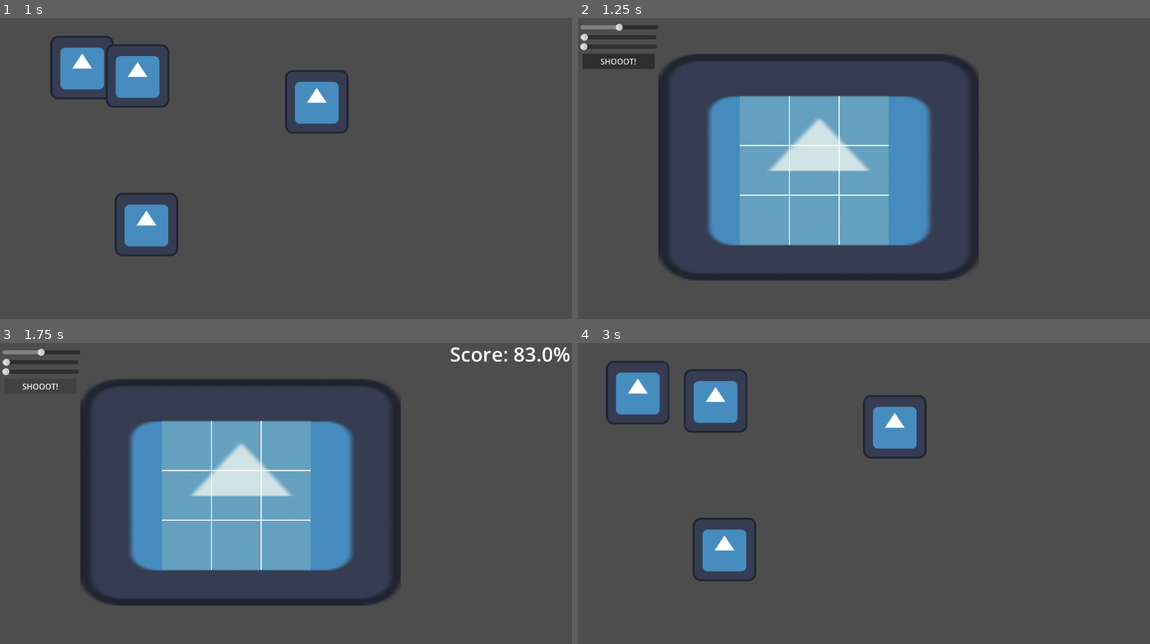
Above: before the commit, frames 1-4 (two rows, left to right).
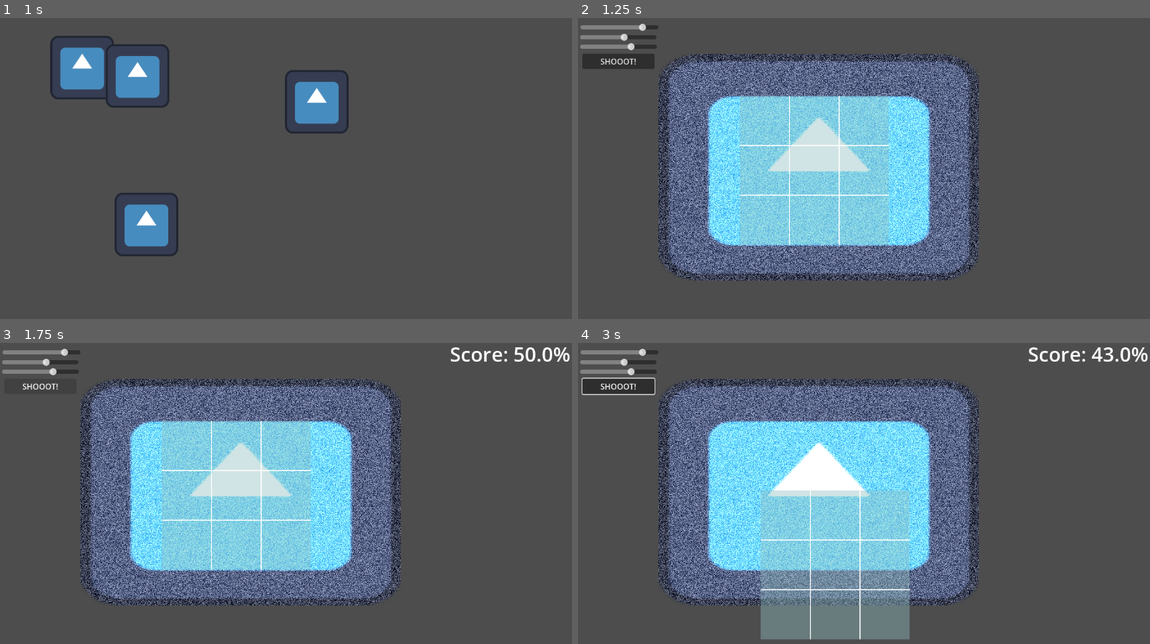
Above: after the commit, the same moments.

Repository: Cocotrilito/Zhaba-Shot
Game: Godot game, scene res://scenes/overworld/overworld.tscn
The game is run twice, just before and just after one commit, with the same random seed, the same clock (stepped at 60 frames per second) and the same inputs. The engine's default icon, where the game draws it, is replaced by a stand-in: a white triangle on a blue panel in a dark square.
Inputs (mouse positions are in pixels of both pictures, inside the frame that each line leads up to):
- Up to frame 1 (1 s): tap Enter at 0.5 s; move the mouse to (411, 159) at 0.52 s; hold Right (ui_right) from 0.53 s (still down); tap Alt at 0.6 s; click (411, 159) at 0.67 s
- Up to frame 2 (1.25 s): keep holding Right (ui_right)
- Up to frame 3 (1.75 s): release Right (ui_right) at 1.25 s; click "SHOOOT!" at 1.25 s
- Up to frame 4 (3 s): tap Space at 2 s; drag from (812, 496) to (835, 565) at 2.02 s; tap Enter at 2.75 s; move the mouse to (921, 430) at 2.77 s; hold Right (ui_right) from 2.78 s (still down); tap Alt at 2.85 s

Frame 1 is identical in both runs. In frame 2, 35% of the frame differs, in the area x 0-71%, y 1-88%; in frame 3, 36%; in frame 4, 45%, in the area x 0-100%, y 1-99%.

Commit message:
Added randomized values and ideal values for better gameplay

Diff:
--- a/scripts/CameraMode.gd
+++ b/scripts/CameraMode.gd
@@ -12,9 +12,14 @@
 
 
 func _ready():
+	aperture_slider.value = randi_range(0, 100)
+	shutter_slider.value = randi_range(0, 100)
+	iso_slider.value = randi_range(0, 100
+	)
 	aperture_slider.value_changed.connect(_on_settings_changed)
 	shutter_slider.value_changed.connect(_on_settings_changed)
 	iso_slider.value_changed.connect(_on_settings_changed)
+	take_photo_button.pressed.connect(_on_take_photo_button_pressed)
 	_on_settings_changed(0)
 
 
@@ -54,6 +59,7 @@
 
 
 func calculate_exposure_score() -> float:
-	var ideal_brightness =  1.0
+	var mission =  GameState.mission_data[GameState.current_mission]
+	var ideal_brightness = mission["ideal_brighness"]
 	var brightness_difference = abs((aperture_slider.value / 50.0) - ideal_brightness)
 	return clamp(1.0 - brightness_difference, 0.0, 1.0)
--- a/scripts/GameState.gd
+++ b/scripts/GameState.gd
@@ -8,3 +8,8 @@
 	"iso": 100
 }
 var completed_missions: Array = []
+var mission_data = {
+	1: {"ideal_brighness": 0.4, "ideal_blur": 0.0, "ideal_noise": 0.0},
+	2: {"ideal_brighness": 1.6, "ideal_blur": 0.0, "ideal_noise": 0.3},
+	3: {"ideal_brighness": 1.0, "ideal_blur": 0.0, "ideal_noise": 0.0},
+}
